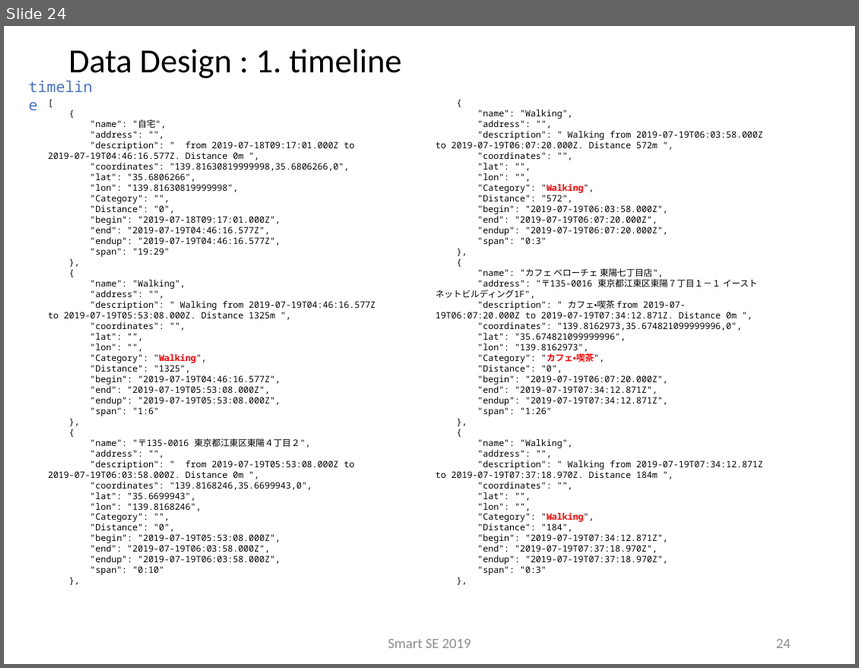
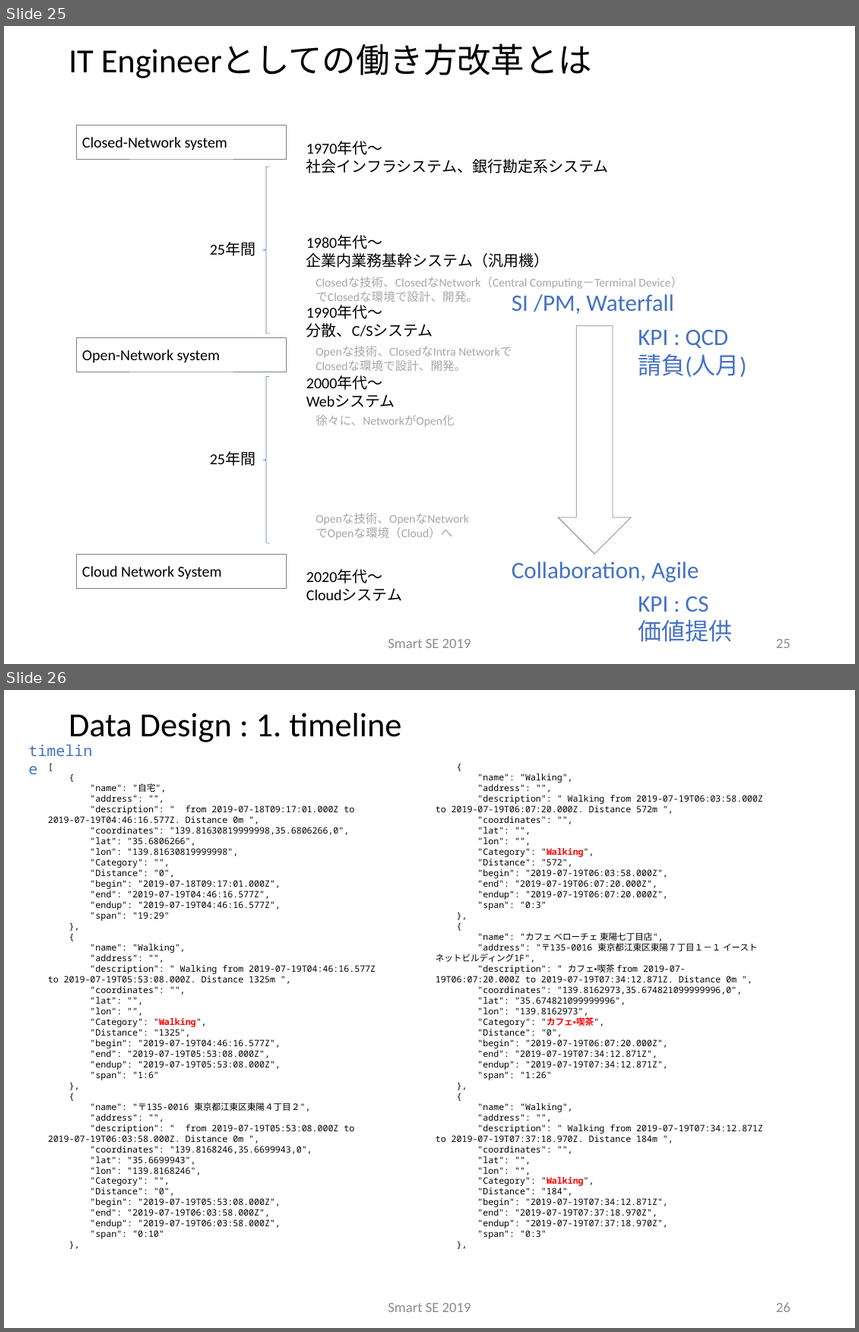
Before and after one commit to sakai-memoru/smartse19, a slide deck: _project_docs/SSE19_SPP.pptx. Shown one above the other, each under a label of ours: slide 24 before the commit, slides 25 and 26 after it. The pictures are 859x668 and 859x1332 pixels, drawn with LibreOffice and Linux fonts; fonts in the diff are those of the drawing; background and template pictures are left out. Boxes give left, top, right and bottom in pixels: in the first picture for what was removed or moved away, otherwise in the second. Text is boxed around its words. In the diff, an @@ line names an element or a change of style, - is before the commit and + after.

```diff
--- a/_project_docs/SSE19_SPP.pptx
+++ b/_project_docs/SSE19_SPP.pptx
@@ slide 25 added at box(4, 26, 855, 664), background #FFFFFF @@
@@ title added at box(69, 44, 592, 78), 40 pt, text #000000 @@
+IT Engineerとしての働き方改革とは
@@ rectangle added at box(76, 125, 286, 158), outline #808080 0.75 pt, 18 pt, text #000000 @@
+Closed-Network system
@@ text added at box(306, 142, 609, 173), 18 pt, text #000000 @@
+1970年代～
+社会インフラシステム、銀行勘定系システム
@@ left brace added at box(262, 167, 270, 334), outline #4472C4 0.5 pt @@
@@ text added at box(210, 243, 256, 256), 18 pt, text #000000 @@
+25年間
@@ text added at box(306, 236, 549, 268), 18 pt, text #000000 @@
+1980年代～
+企業内業務基幹システム（汎用機）
@@ text added at box(316, 277, 683, 302), 14 pt, text #A6A6A6 @@
+Closedな技術、ClosedなNetwork（Central Computing－Terminal Device）
+でClosedな環境で設計、開発。
@@ text added at box(512, 294, 674, 314), 28 pt, text #4472C4 @@
+SI /PM, Waterfall
@@ text added at box(306, 306, 433, 338), 18 pt, text #000000 @@
+1990年代～
+分散、C/Sシステム
@@ rectangle added at box(76, 338, 286, 371), outline #808080 0.75 pt, 18 pt, text #000000 @@
+Open-Network system
@@ down arrow added at box(559, 326, 632, 554), outline #808080 0.75 pt @@
@@ text added at box(638, 330, 747, 377), 28 pt, text #4472C4 @@
+KPI : QCD
+請負(人月)
@@ text added at box(316, 346, 512, 371), 14 pt, text #A6A6A6 @@
+Openな技術、ClosedなIntra Networkで
+Closedな環境で設計、開発。
@@ left brace added at box(262, 376, 270, 544), outline #4472C4 0.5 pt @@
@@ text added at box(306, 376, 395, 408), 18 pt, text #000000 @@
+2000年代～
+Webシステム
@@ text added at box(316, 415, 454, 427), 14 pt, text #A6A6A6 @@
+徐々に、NetworkがOpen化
@@ text added at box(210, 452, 256, 466), 18 pt, text #000000 @@
+25年間
@@ text added at box(316, 513, 469, 539), 14 pt, text #A6A6A6 @@
+Openな技術、OpenなNetwork
+でOpenな環境（Cloud）へ
@@ rectangle added at box(76, 554, 286, 588), outline #808080 0.75 pt, 18 pt, text #000000 @@
+Cloud Network System
@@ text added at box(306, 569, 402, 601), 18 pt, text #000000 @@
+2020年代～
+Cloudシステム
@@ text added at box(512, 562, 699, 583), 28 pt, text #4472C4 @@
+Collaboration, Agile
@@ text added at box(638, 597, 732, 642), 28 pt, text #4472C4 @@
+KPI : CS
+価値提供
@@ text added at box(388, 639, 471, 648), 16.8 pt, text #8C8C8C @@
+Smart SE 2019
@@ page number added at box(776, 639, 791, 648), 16.8 pt, text #8C8C8C @@
+25
@@ what was slide 24 is now slide 26 @@
@@ page number at box(776, 1303, 791, 1312): text changed @@
-24
+26
```
Also in this commit, not shown: 4 slides changed, 1 other slide added, 5 other files.
